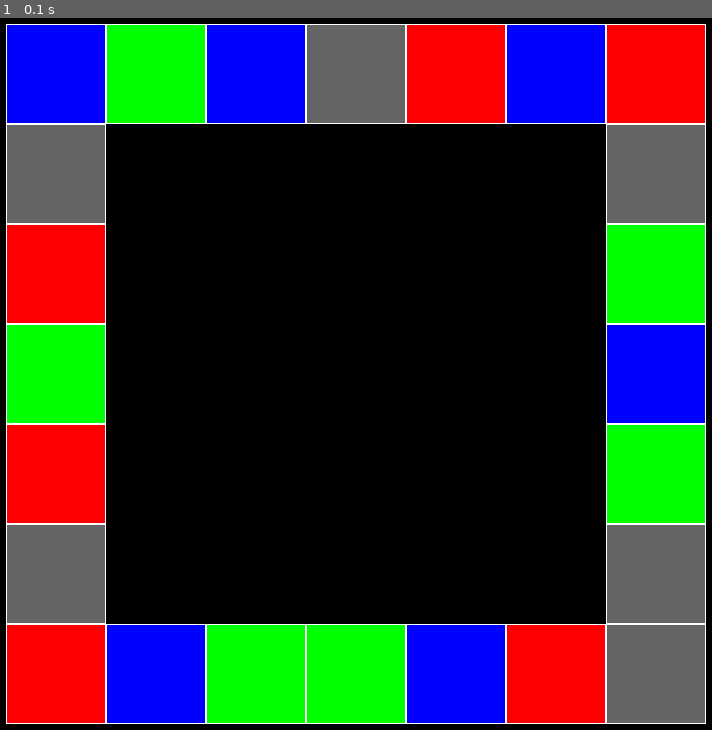
Above: before the commit, frame 1.
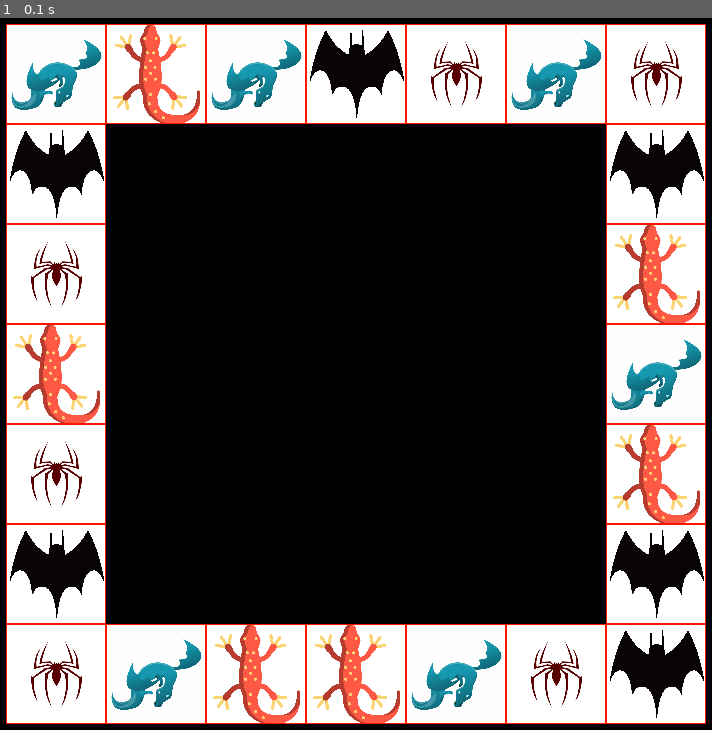
Above: after the commit, the same moment.

Repository: DesmondChongQiXiang/FIT3077
Game: pygame game, started from FIT3077_A2/Prototype/main.py
Two runs of this game, one before a commit and one after it. Both use one fixed random seed, a clock stepped at 60 frames per second and the inputs below.
Inputs:
- Up to frame 1 (0.1 s): no input

The runs differ from the first frame. In frame 1, 47% of the frame differs, in the area x 0-100%, y 0-100%.

Commit message:
Game board now draws out tile with the image as the animal assigned to the tile

Diff:
--- a/FIT3077_A2/Prototype/board/animal.py
+++ b/FIT3077_A2/Prototype/board/animal.py
@@ -1,7 +1,7 @@
 from enum import Enum
 
 class Animal(Enum):
-    SPIDER = (255,0,0)#"spider.png"
-    SALAMANDER = (0,255,0)#"salamander.png"
-    BABY_DRAGON = (0,0,255)#"baby_dragon.png"
-    BAT = (100,100,100)#"bat.png"
+    SPIDER = "spider.png"
+    SALAMANDER = "salamander.png"
+    BABY_DRAGON = "baby_dragon.png"
+    BAT = "bat.png"
--- a/FIT3077_A2/Prototype/board/game_board.py
+++ b/FIT3077_A2/Prototype/board/game_board.py
@@ -16,8 +16,12 @@
         window.fill(BLACK)
         for i in range(len(NON_CAVE_TILE_COORDINATES)):
             tile = NonCaveTile(NON_CAVE_TILE_ANIMALS[i],None,NON_CAVE_TILE_COORDINATES[i][0],NON_CAVE_TILE_COORDINATES[i][1])
-            pygame.draw.rect(window,tile.animal.value,(tile.x*SQUARE_SIZE,tile.y*SQUARE_SIZE,SQUARE_SIZE,SQUARE_SIZE))
-            pygame.draw.rect(window,WHITE,(tile.x*SQUARE_SIZE,tile.y*SQUARE_SIZE,SQUARE_SIZE,SQUARE_SIZE),1)
+            #pygame.draw.rect(window,tile.animal.value,(tile.x*SQUARE_SIZE,tile.y*SQUARE_SIZE,SQUARE_SIZE,SQUARE_SIZE))
+            pygame.draw.rect(window,WHITE,(tile.x*SQUARE_SIZE,tile.y*SQUARE_SIZE,SQUARE_SIZE,SQUARE_SIZE))
+            animal = pygame.image.load("./board/assets/"+tile.animal.value).convert_alpha()
+            animal = pygame.transform.scale(animal,(SQUARE_SIZE,SQUARE_SIZE))
+            window.blit(animal,(tile.x*SQUARE_SIZE,tile.y*SQUARE_SIZE))
+            pygame.draw.rect(window,RED,(tile.x*SQUARE_SIZE,tile.y*SQUARE_SIZE,SQUARE_SIZE,SQUARE_SIZE),1)
         """
         for row in range(ROWS):
             if row == 0:
Binary file added: FIT3077_A2/Prototype/board/assets/baby_dragon.png
Binary file added: FIT3077_A2/Prototype/board/assets/bat.png
Binary file added: FIT3077_A2/Prototype/board/assets/salamander.png
Binary file added: FIT3077_A2/Prototype/board/assets/spider.png
